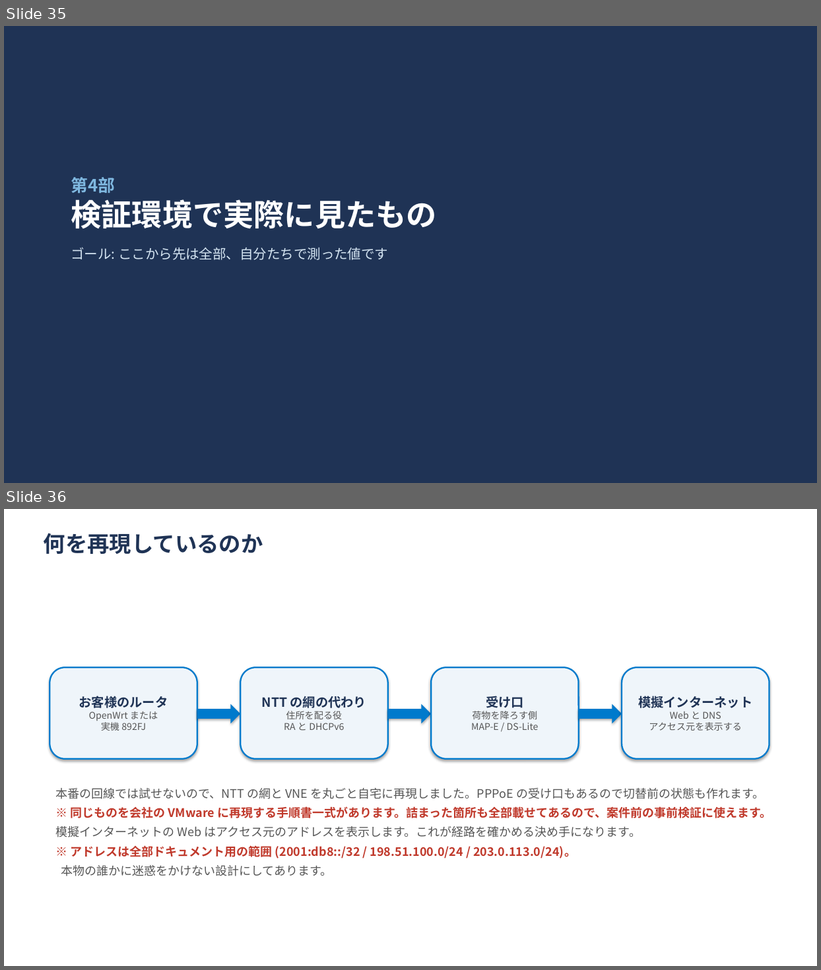
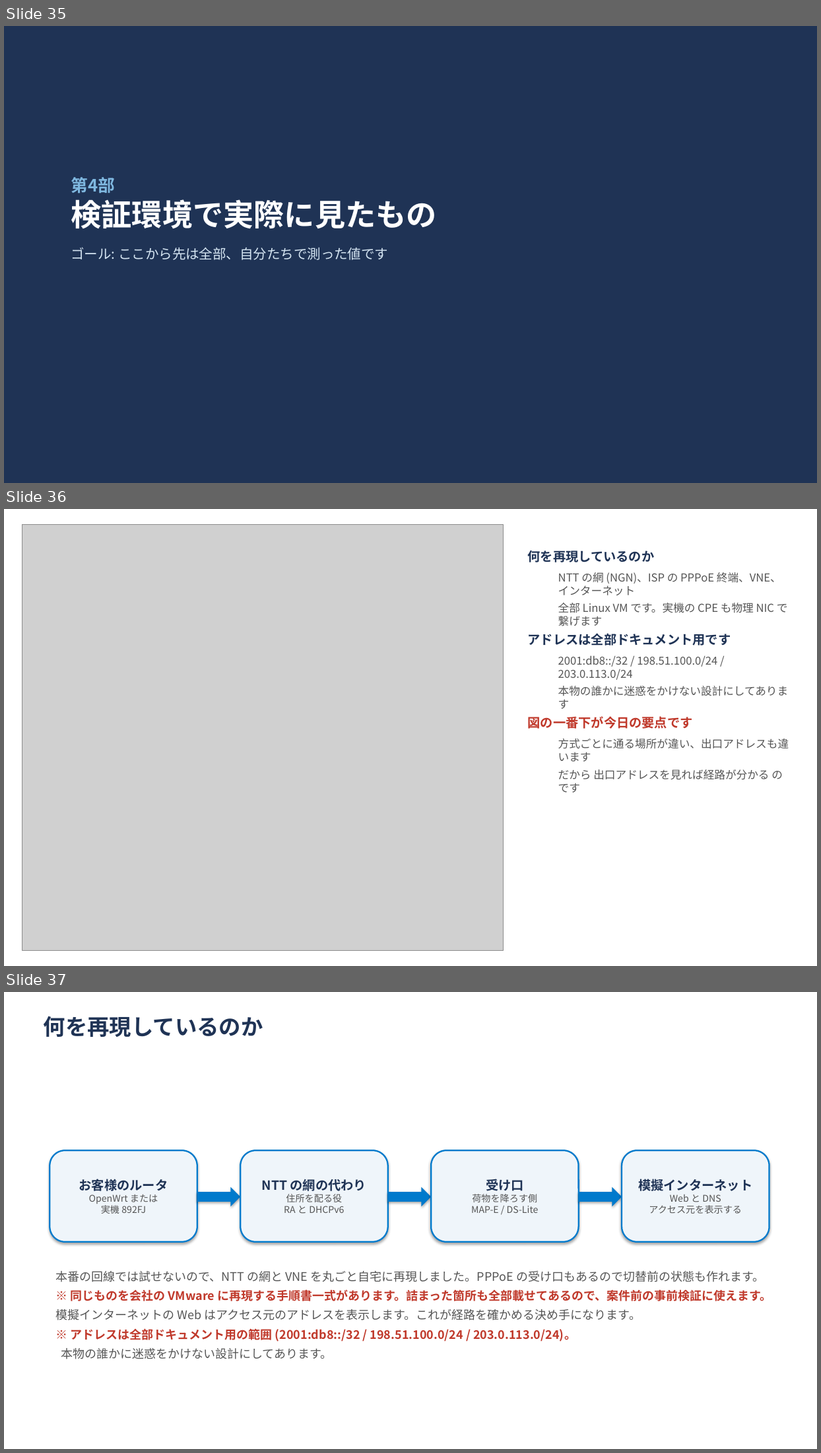
Before and after one commit to ginchankawaii/claude-code-book-template, a slide deck: docs/ipoe-lab/slides/setsumeikai.pptx. Shown one above the other, each under a label of ours: slides 35 and 36 before the commit, slides 35, 36 and 37 after it. The pictures are 821x970 and 821x1453 pixels, drawn with LibreOffice and Linux fonts; fonts in the diff are those of the drawing; grey boxes stand for pictures. Boxes give left, top, right and bottom in pixels: in the first picture for what was removed or moved away, otherwise in the second. Text is boxed around its words. In the diff, an @@ line names an element or a change of style, - is before the commit and + after.

```diff
--- a/docs/ipoe-lab/slides/setsumeikai.pptx
+++ b/docs/ipoe-lab/slides/setsumeikai.pptx
@@ slide 36 added at <box>4,509,817,966</box>, background #FFFFFF @@
@@ picture added at <box>22,524,504,951</box> @@
@@ text added at <box>528,551,789,793</box>, 13 pt, text #555555 @@
+何を再現しているのか
+  NTT の網 (NGN)、ISP の PPPoE 終端、VNE、インターネット
+  全部 Linux VM です。実機の CPE も物理 NIC で繋げます
+アドレスは全部ドキュメント用です
+  2001:db8::/32 / 198.51.100.0/24 / 203.0.113.0/24
+  本物の誰かに迷惑をかけない設計にしてあります
+図の一番下が今日の要点です
+  方式ごとに通る場所が違い、出口アドレスも違います
+  だから 出口アドレスを見れば経路が分かる のです
@@ what was slide 36 is now slide 37 @@
```
Also in this commit, not shown: 13 other files.
